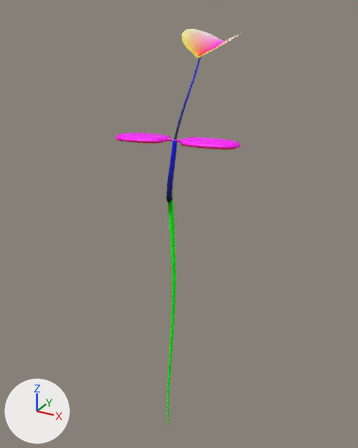
Before and after pictures for a commit that changed the glTF model undersoil/assets/out/plants/clover_seedling.glb.
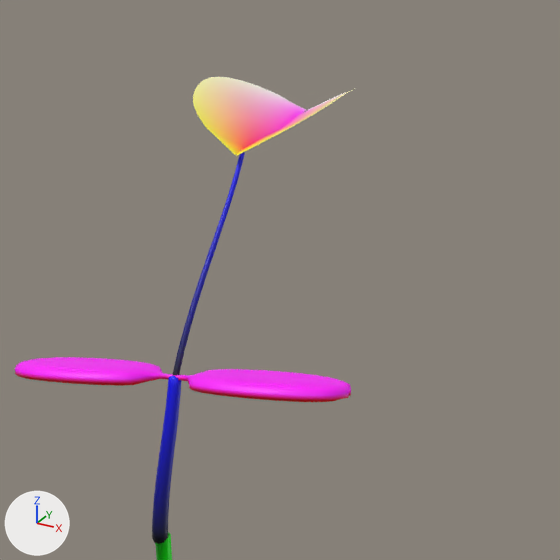
Each version is shown whole from a camera (50 mm lens) standing at (14.64, -25.35, 11.14) and looking at (-0.85, 2.8, -2.94), then close up on the part from 31% to 89% of the width and 0% to 46% of the height. The lights are fixed; the arrows at lower left show +X, +Y and +Z. The first two pictures are the older version.

Objects in the first close-up: 'clover_leaf1', 'clover_seedling'.
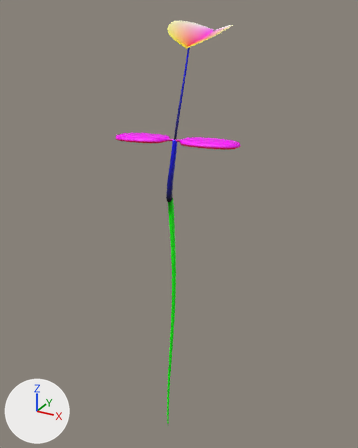
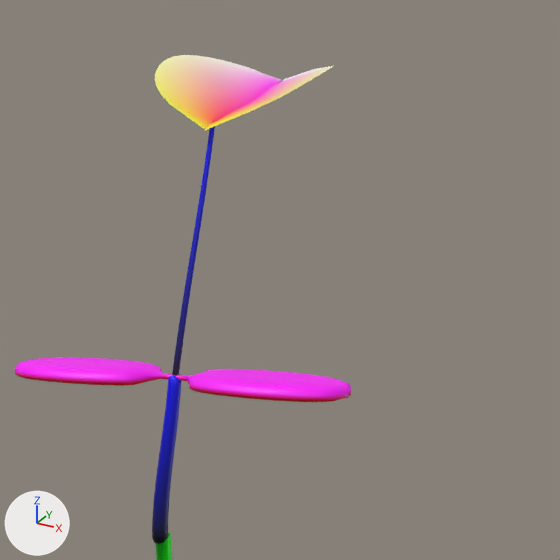
Location of each change, (x1, y1, x2, y2) in pixels of the close-ups (560 x 560 px; the box of a moved part takes in the faces that stretch with it):
'clover_leaf1', reshaped (8% taller): before (172, 77, 356, 375); after (155, 55, 333, 376)
part 1 of me_leaf1, moved or reshaped: before (193, 77, 356, 156); after (155, 55, 333, 131)
part 2 of me_leaf1, moved or reshaped: before (172, 152, 245, 375); after (172, 126, 215, 376)

What changed in the scene script:
```text
Change me_leaf1:
    used by ob_clover_leaf1; location = (0.0, 0.0, 0.0)
    remove me_leaf1.from_pydata(...)  # 389 vertices, 696 faces; spans x -1.36..2.44, y 0.1..6.46, z 3.75..9.81
    add me_leaf1.from_pydata(...)  # 389 vertices, 696 faces; spans x -1.43..2.56, y 0.1..4.92, z 3.76..10.32
    me_leaf1 part 1: the loose piece of 323 vertices spanning x -1.36..2.44, y 2.61..6.46, z 8.27..9.81 is multiplied about its middle by the matrix ((1.05, 0.002, -0.01), (-0.005, 1.023, -0.141), (-0.01, 0.064, 0.79)), then moved by (0.02, -1.58, 0.61)
    me_leaf1 part 2: 64 of 389 vertices moved; they spanned x 0.26..0.55, y 0.1..3.07, z 3.75..8.39 and now span x 0.26..0.58, y 0.1..1.55, z 3.76..9.04; mean shift (0.01, -0.79, 0.29); largest move (0.46, 3.07, 8.35) -> (0.49, 1.55, 9.02)
```
